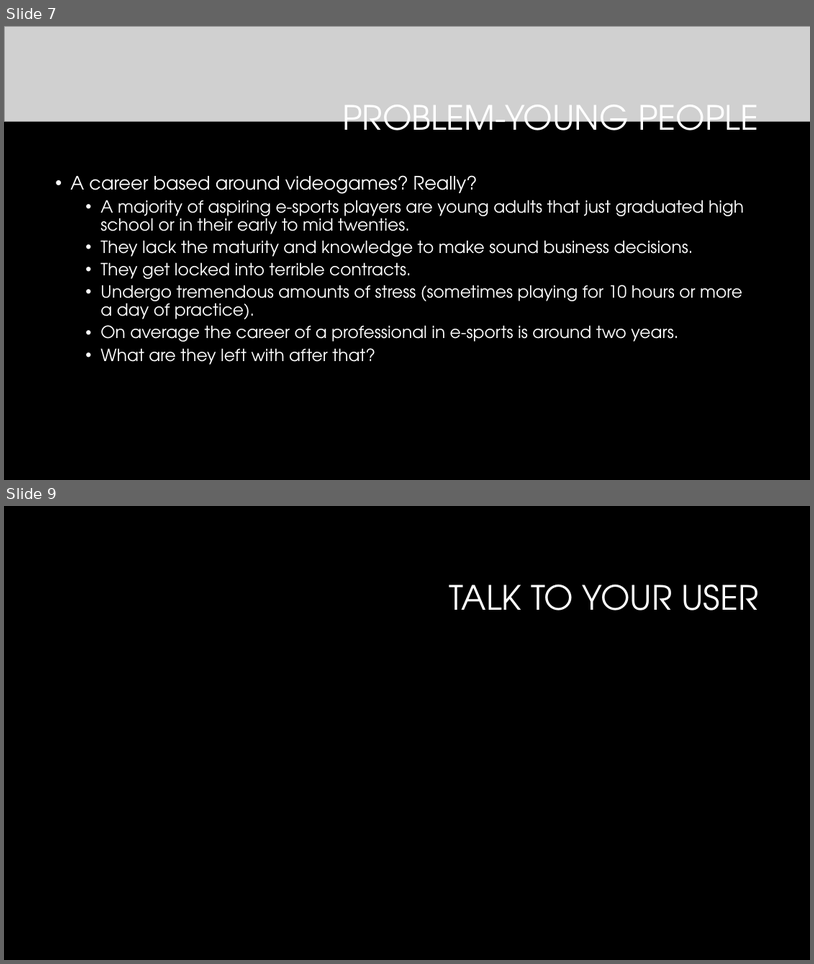
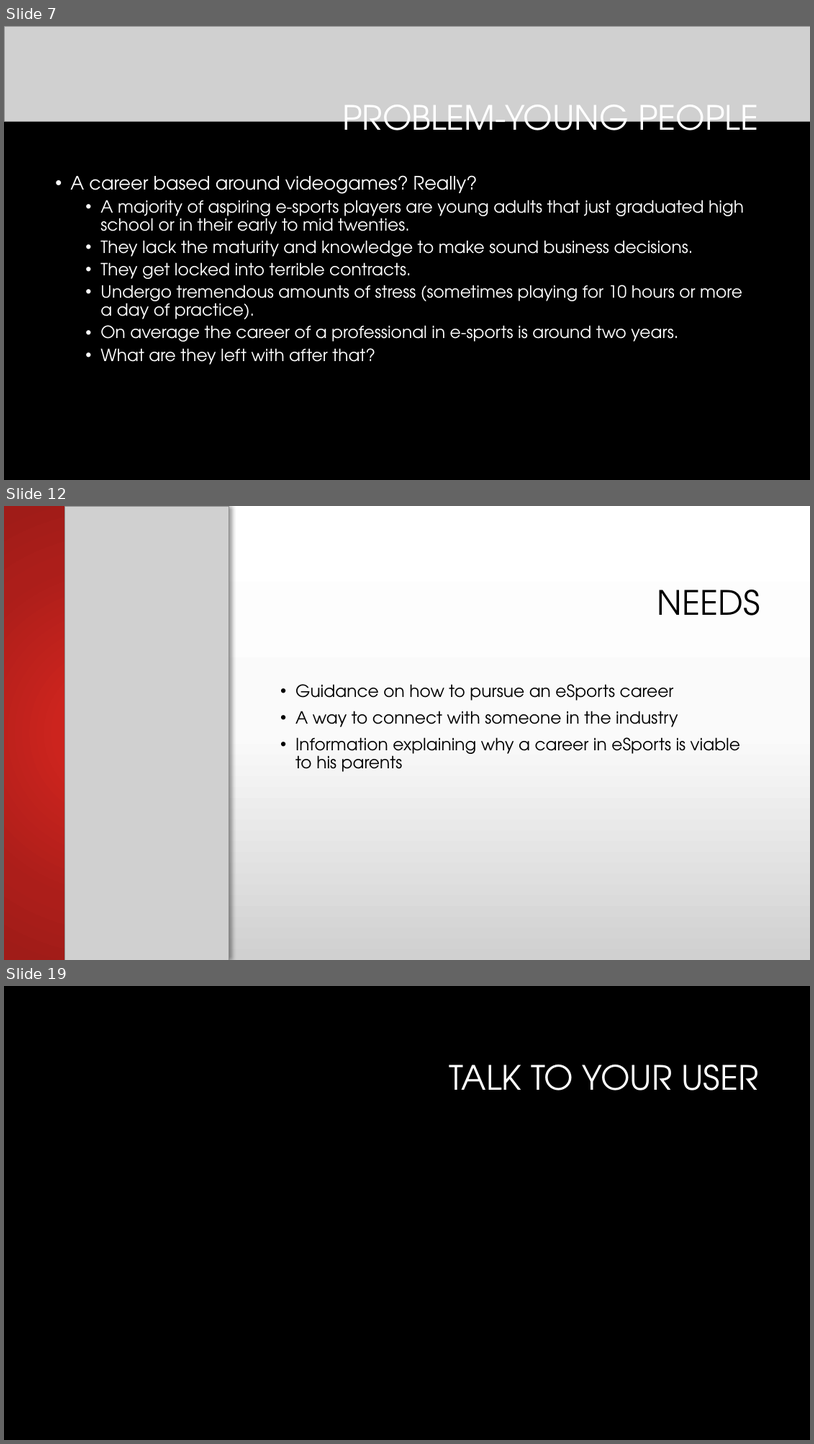
Before and after one commit to vinceleg/lab04_repo, a slide deck: dtc_team16_pitch_presentation.pptx. Shown one above the other, each under a label of ours: slides 7 and 9 before the commit, slides 7, 12 and 19 after it; the slides between them are not shown. The pictures are 814x964 and 814x1444 pixels, drawn with LibreOffice and Linux fonts; fonts in the diff are those of the drawing; grey boxes stand for pictures; background and template pictures are left out. Boxes give left, top, right and bottom in pixels: in the first picture for what was removed or moved away, otherwise in the second. Text is boxed around its words. In the diff, an @@ line names an element or a change of style, - is before the commit and + after.

Commit message:
updated powerpoint and parent picture

```diff
--- a/dtc_team16_pitch_presentation.pptx
+++ b/dtc_team16_pitch_presentation.pptx
@@ slide 12 added at bbox=[4, 506, 810, 960], background gradient #FFFFFF to #FBFBFB to #D1D1D1 @@
@@ rectangle added at bbox=[4, 506, 229, 960], fill gradient #CC241E to #AC1E1A to #A01C18 @@
@@ picture added at bbox=[65, 506, 229, 960] @@
@@ title added at bbox=[658, 590, 760, 615], 40 pt, text #000000 @@
+NEEDS
@@ text added at bbox=[296, 684, 741, 772], 20 pt, text #000000 @@
+• Guidance on how to pursue an eSports career
+• A way to connect with someone in the industry
+• Information explaining why a career in eSports is viable to his parents
@@ what was slide 9 is now slide 19 @@
```
Also in this commit, not shown: 1 slide changed, 11 other slides added, 1 other file.
